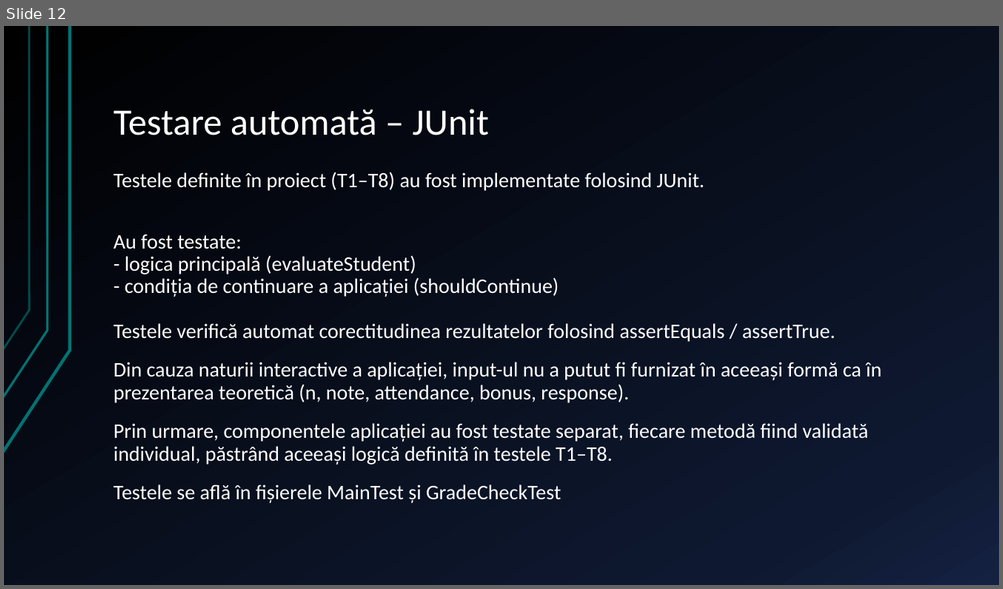
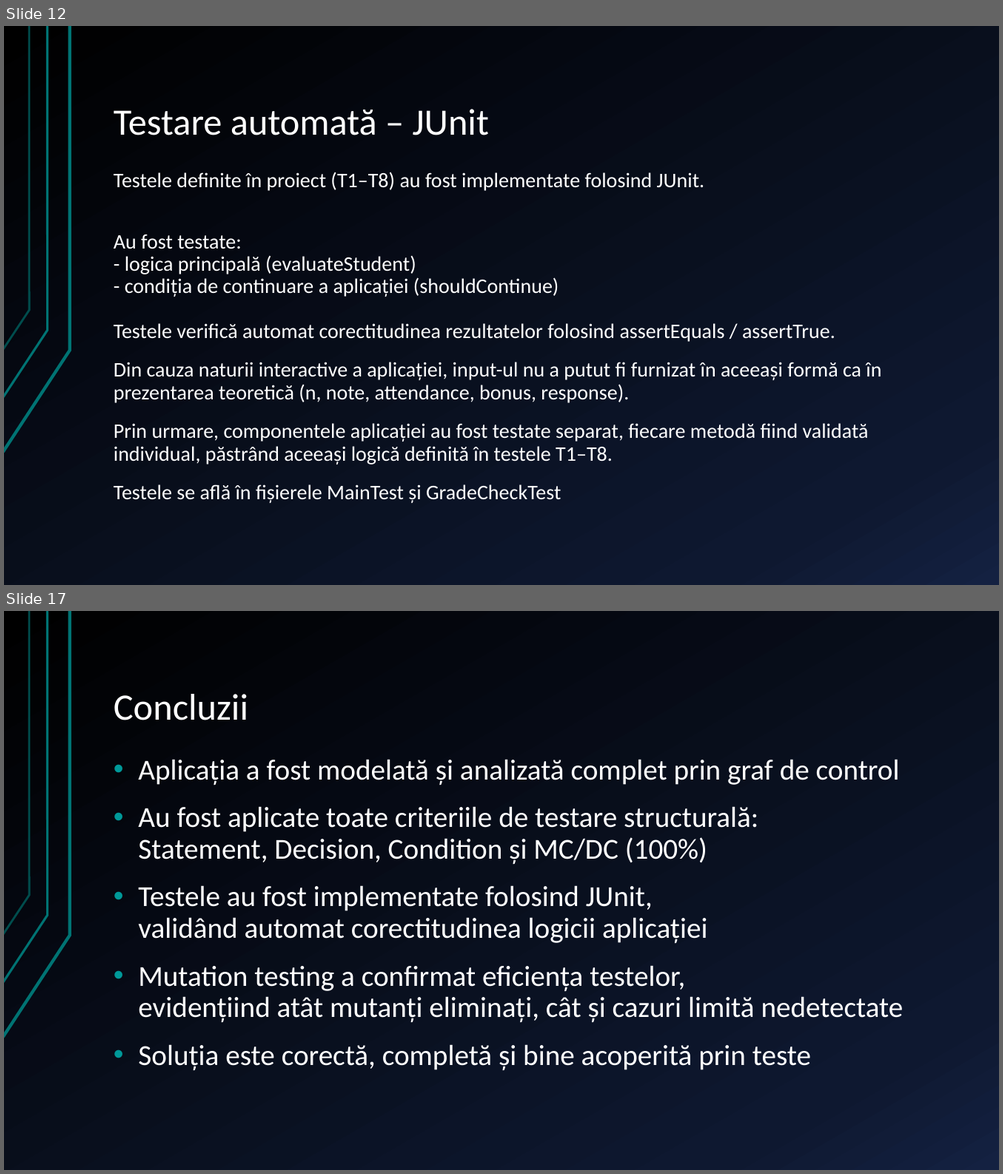
Before and after one commit to M4731/BDTS, a slide deck: Topici Speciale in BDTS/Topici Speciale în BDTS.pptx. Shown one above the other, each under a label of ours: slide 12 before the commit, slides 12 and 17 after it; the slides between them are not shown. The pictures are 1003x589 and 1003x1174 pixels, drawn with LibreOffice and Linux fonts; fonts in the diff are those of the drawing. Boxes give left, top, right and bottom in pixels: in the first picture for what was removed or moved away, otherwise in the second. Text is boxed around its words. In the diff, an @@ line names an element or a change of style, - is before the commit and + after.

```diff
--- a/Topici Speciale in BDTS/Topici Speciale în BDTS.pptx
+++ b/Topici Speciale in BDTS/Topici Speciale în BDTS.pptx
@@ slide 17 added at (4,611,999,1170), background gradient #000000 to #0F1931 to #142242; not listed: 3 template elements that a slide beside it also shows @@
@@ title added at (114,694,248,721), 36 pt, text #FFFFFF @@
+Concluzii
@@ text added at (138,759,903,1071), 28 pt, text #FFFFFF @@
+• Aplicația a fost modelată și analizată complet prin graf de control
+• Au fost aplicate toate criteriile de testare structurală:
+  Statement, Decision, Condition și MC/DC (100%)
+• Testele au fost implementate folosind JUnit,
+  validând automat corectitudinea logicii aplicației
+• Mutation testing a confirmat eficiența testelor,
+  evidențiind atât mutanți eliminați, cât și cazuri limită nedetectate
+• Soluția este corectă, completă și bine acoperită prin teste
```
Also in this commit, not shown: 2 slides changed, 4 other slides added, 5 other files.
